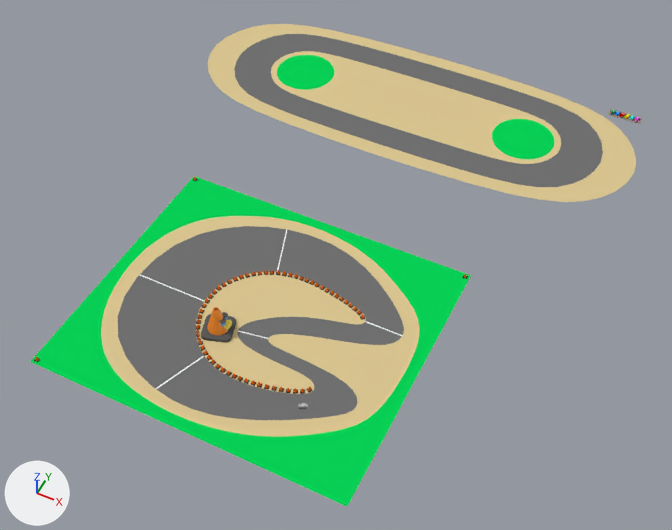
The Blender file Blender/Track7.blend as it was, and as the next commit left it.
Before and after are seen from a 50 mm lens placed at (223.0, -330.0, 494.0), pointed at (17.0, 82.0, -21.0). The lights are fixed; the arrows at lower left show +X, +Y and +Z. The older version comes first.

Before the edit, the objects in view are built like this:
```python
ob_grasscircles1 = bpy.data.objects.new('GrassCircles1', me_circle_005)
ob_grasscircles1.location = (99.3, 255.6, 0.1)
ob_grasscircles2 = bpy.data.objects.new('GrassCircles2', me_circle_004)
ob_grasscircles2.location = (-99.3, 255.6, 0.1)
ob_gravelinner = bpy.data.objects.new('GravelInner', me_circle_003)
ob_gravelinner.location = (0.0, 255.6, 0.0)
ob_gravelouter = bpy.data.objects.new('GravelOuter', me_circle_002)
ob_gravelouter.location = (0.0, 255.6, 0.0)
ob_plane = bpy.data.objects.new('Plane', me_plane_002)
ob_plane.location = (-23.0, -6.6, 0.0)
ob_road = bpy.data.objects.new('Road', me_circle_001)
ob_road.location = (0.0, 255.6, 0.0)
ob_vehicleroad = bpy.data.objects.new('VehicleRoad', me_plane)
ob_vehicleroad.location = (165.6, 320.0, 0.0)
# also in view: 'Grass' at (0.0, 0.0, 0.0); 'Plane.001' at (1.0, 0.0, 0.0)
```
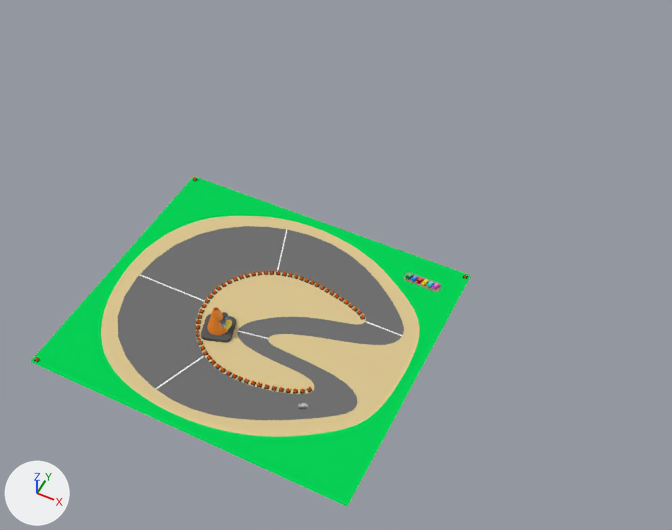
Edits to the bpy script that builds the scene:
```text
Remove ob_road:
    ob_road = bpy.data.objects.new('Road', me_circle_001)
    ob_road.location = (0.0, 255.6, 0.0)
    _m = ob_road.modifiers.new('Subdivision', 'SUBSURF')
    _m.levels = 4
Remove ob_gravelouter:
    ob_gravelouter = bpy.data.objects.new('GravelOuter', me_circle_002)
    ob_gravelouter.location = (0.0, 255.6, 0.0)
    _m = ob_gravelouter.modifiers.new('Subdivision', 'SUBSURF')
    _m.levels = 4
Remove ob_gravelinner:
    ob_gravelinner = bpy.data.objects.new('GravelInner', me_circle_003)
    ob_gravelinner.location = (0.0, 255.6, 0.0)
    _m = ob_gravelinner.modifiers.new('Subdivision', 'SUBSURF')
    _m.levels = 4
Remove ob_grasscircles1:
    ob_grasscircles1 = bpy.data.objects.new('GrassCircles1', me_circle_005)
    ob_grasscircles1.location = (99.3, 255.6, 0.1)
    _m = ob_grasscircles1.modifiers.new('Subdivision', 'SUBSURF')
    _m.levels = 4
Remove ob_grasscircles2:
    ob_grasscircles2 = bpy.data.objects.new('GrassCircles2', me_circle_004)
    ob_grasscircles2.location = (-99.3, 255.6, 0.1)
    _m = ob_grasscircles2.modifiers.new('Subdivision', 'SUBSURF')
    _m.levels = 4
Change ob_vehicleroad:
    ob_vehicleroad.location: (165.6, 320.0, 0.0) -> (86.7, 78.0, 0.0)
```

Where the change shows, as pixel boxes (x1, y1, x2, y2) in the pictures (672 x 530 px):
'Road', deleted: before (234, 34, 603, 187)
'GravelOuter', deleted (beige): before (208, 24, 636, 202)
'GravelInner', deleted (beige): before (271, 51, 561, 164)
'GrassCircles1', deleted (green): before (492, 119, 554, 159)
'GrassCircles2', deleted (green): before (277, 55, 334, 90)
'VehicleRoad', moved: before (609, 109, 642, 123); after (404, 272, 442, 292)
'SlopeCarGreen', moved: before (610, 109, 617, 115); after (405, 273, 414, 280)
'SlopeCarCyan', moved: before (629, 115, 635, 120); after (426, 281, 435, 288)
'SlopeCarYellow', moved: before (624, 114, 631, 119); after (421, 279, 429, 286)
'SlopeCarBlue', moved: before (615, 111, 621, 116); after (411, 275, 419, 282)
'SlopeCarRed', moved: before (619, 112, 626, 117); after (416, 277, 424, 284)
'SlopeCarMagenta', moved: before (634, 116, 640, 121); after (432, 283, 440, 290)
